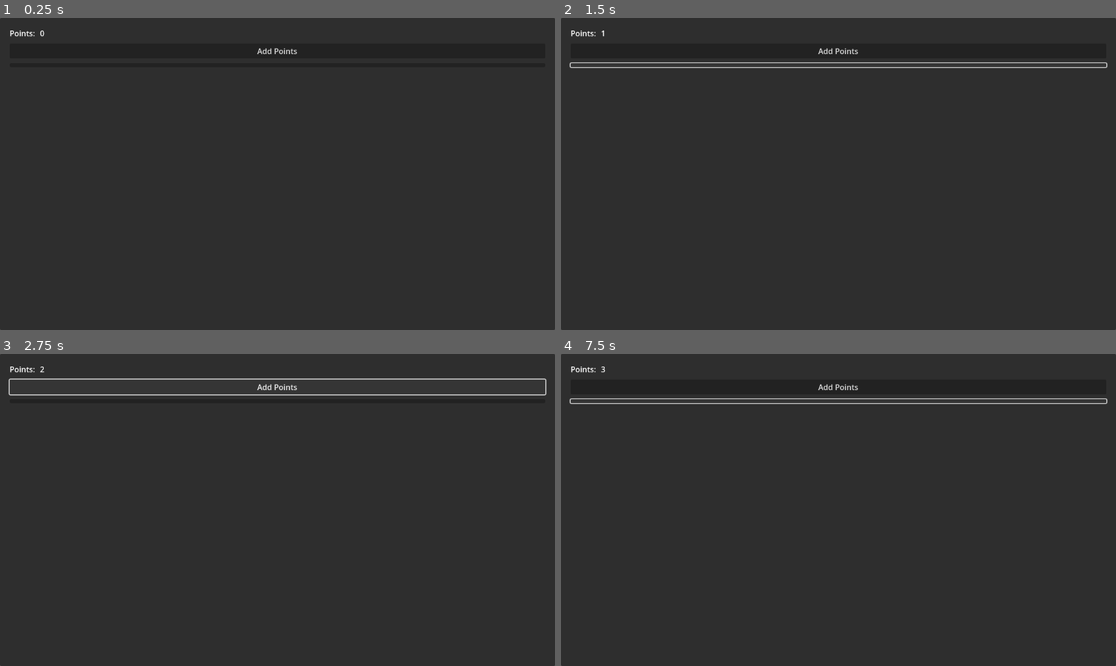
Above: before the commit, frames 1-4 (two rows, left to right).
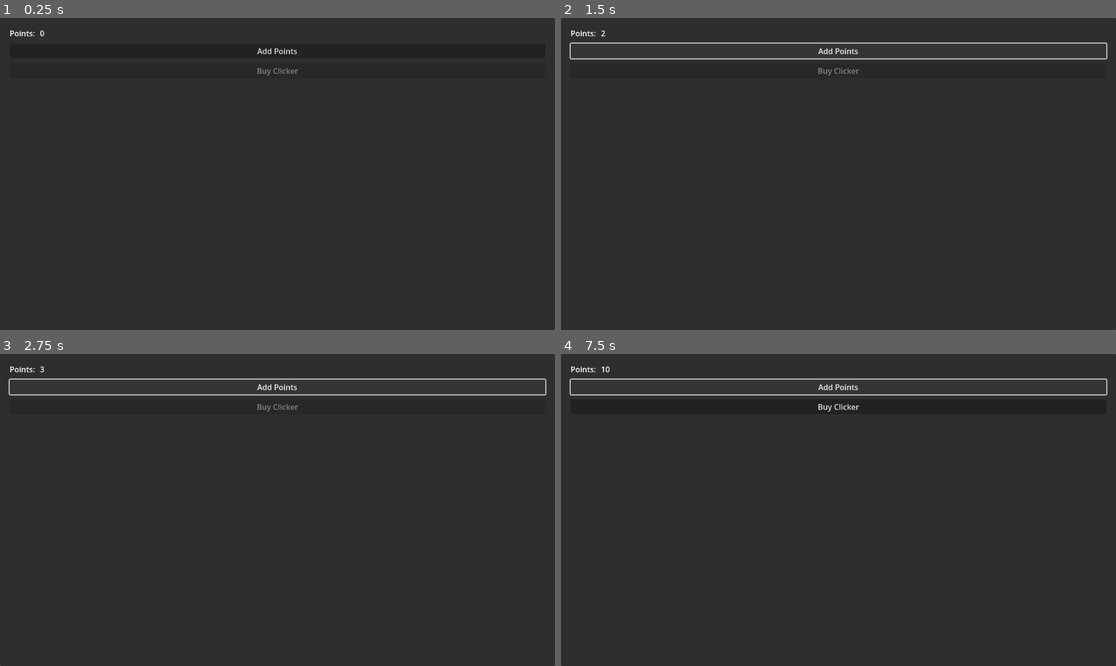
Above: after the commit, the same moments.

Repository: tkapa/incremental-plus
Game: Godot game, scene res://main.tscn
The game is run twice, just before and just after one commit, with the same random seed, the same clock (stepped at 60 frames per second) and the same inputs.
Inputs (mouse positions are in pixels of both pictures, inside the frame that each line leads up to; where the layout moved, square brackets give the same spot in the first picture):
- Up to frame 1 (0.25 s): no input
- Up to frame 2 (1.5 s): click "Add Points" at 0.5 s; click (838, 52) [838, 64] at 1.25 s
- Up to frame 3 (2.75 s): click "Add Points" at 2 s
- Up to frame 4 (7.5 s): click (838, 388) [838, 400] at 2.75 s; click "Add Points" at 3.5 s; click (838, 388) [838, 400] at 4.25 s; tap Enter at 5, 6.5 s; tap Space at 5.75, 7.25 s

The runs differ from the first frame. In frame 1, less than 0.1% of the frame differs, in the area x 46-54%, y 16-19%; in frame 2, 1.6%; in frame 3, less than 0.1%; in frame 4, 1.6%, in the area x 1-99%, y 4-19%.

Commit message:
You can now purchase something

Diff:
--- a/Components/BuyButton/buy_button.gd
+++ b/Components/BuyButton/buy_button.gd
@@ -1,15 +1,33 @@
 class_name BuyButton extends Button
 
-@export var asset := 1;
+@export var puchasable : Purchasable
 
-@export var BASE_ASSET_COST := 10
-@export var asset_cost_multiplier := 1.1
+var current_asset_cost : int
 
-var current_asset_cost := BASE_ASSET_COST
+func _ready():
+	Signalbus.points_added.connect(_on_points_changed)
+	current_asset_cost = puchasable.base_cost
+	text = "Buy " + puchasable.name
+
+	if (!_is_purchasable()):
+		disabled = true
 
 func _on_button_down():
-	if (!_calculate_valid_purchase()):
+	if (!_is_purchasable()):
 		return;
 
-func _calculate_valid_purchase() -> bool:
-	return Gamemanager.current_points() > current_asset_cost;
+	_handle_purchase()
+
+func _is_purchasable() -> bool:
+	return Gamemanager.current_points() >= current_asset_cost;
+
+func _on_points_changed(new_value: int):
+	if (!_is_purchasable()):
+		disabled = true
+		return
+
+	disabled = false
+
+func _handle_purchase():
+	Signalbus.handle_purchase.emit(puchasable, current_asset_cost)
+	current_asset_cost *= puchasable.cost_increment
--- /dev/null
+++ b/Resources/Purchasables/clicker.tres
@@ -0,0 +1,12 @@
+[gd_resource type="Resource" script_class="Purchasable" load_steps=2 format=3 uid="uid://ctd3nd30qkgp5"]
+
+[ext_resource type="Script" uid="uid://dhu6bm3n7y8mg" path="res://Resources/purchasable.gd" id="1_ox7ef"]
+
+[resource]
+script = ExtResource("1_ox7ef")
+name = "Clicker"
+description = "Something that auto-clicks for you"
+rarity = 0
+base_cost = 10
+cost_increment = 1.1
+metadata/_custom_type_script = "uid://dhu6bm3n7y8mg"
--- /dev/null
+++ b/Resources/purchasable.gd
@@ -0,0 +1,13 @@
+class_name Purchasable extends Resource
+
+@export_category("Text")
+@export var name : String = "New Purchasable"
+@export var description : String = "Description of New Purchasable"
+
+@export_category("Aesthetic")
+@export var texture : Texture2D
+@export var rarity : Gamemanager.Rarities = Gamemanager.Rarities.UNKNOWN
+
+@export_category("Value")
+@export var base_cost : int = 10
+@export var cost_increment : float = 1.1
--- a/Scripts/gamemanager.gd
+++ b/Scripts/gamemanager.gd
@@ -4,11 +4,21 @@
 
 func _ready():
 	Signalbus.add_points.connect(_on_add_points)
+	Signalbus.handle_purchase.connect(_on_handle_purchase)
 	Signalbus.points_added.emit(points)
 
 func _on_add_points(added: int):
 	points += added
 	Signalbus.points_added.emit(points)
 
+func _on_handle_purchase(purchasable: Purchasable, cost: int):
+	# TODO: Instantiate the purchasable
+	_on_add_points(-cost)
+	return
+
 func current_points() -> int:
 	return points;
+
+
+
+enum Rarities {UNKNOWN = -1, COMMON, UNCOMMON, RARE, MYTHIC, LEGENDARY}
--- a/Scripts/signalbus.gd
+++ b/Scripts/signalbus.gd
@@ -4,3 +4,5 @@
 
 signal add_points(added_points: int)
 signal points_added(total_points: int)
+
+signal handle_purchase(purchasable: Purchasable, cost: int)
--- a/main.tscn
+++ b/main.tscn
@@ -1,8 +1,9 @@
-[gd_scene load_steps=4 format=3 uid="uid://bde2bg7xyd71g"]
+[gd_scene load_steps=5 format=3 uid="uid://bde2bg7xyd71g"]
 
 [ext_resource type="PackedScene" uid="uid://co2b0vhcguuvq" path="res://points_label.tscn" id="1_ig7tw"]
 [ext_resource type="Script" uid="uid://ywbcxqwcdggo" path="res://basic_button.gd" id="2_0xm2m"]
 [ext_resource type="PackedScene" uid="uid://crmwqqe86kjnw" path="res://Components/BuyButton/BuyAssetButton.tscn" id="3_h2yge"]
+[ext_resource type="Resource" uid="uid://ctd3nd30qkgp5" path="res://Resources/Purchasables/clicker.tres" id="4_1bvp3"]
 
 [node name="Main" type="Node"]
 
@@ -39,5 +40,6 @@
 
 [node name="BuyAssetButton" parent="Panel/MarginContainer/VBoxContainer" instance=ExtResource("3_h2yge")]
 layout_mode = 2
+puchasable = ExtResource("4_1bvp3")
 
 [connection signal="button_down" from="Panel/MarginContainer/VBoxContainer/AddPointButton" to="Panel/MarginContainer/VBoxContainer/AddPointButton" method="_on_button_down"]
Not shown, added: Resources/purchasable.gd.uid
